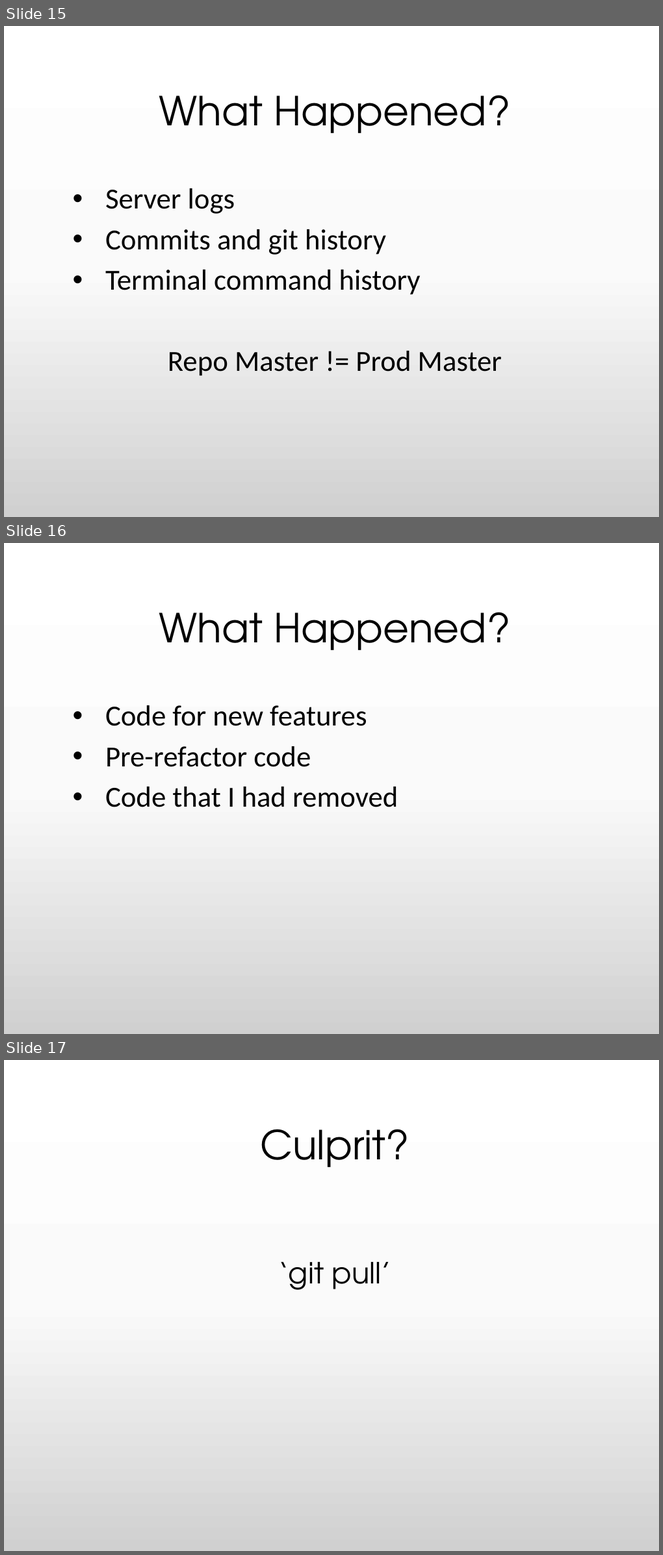
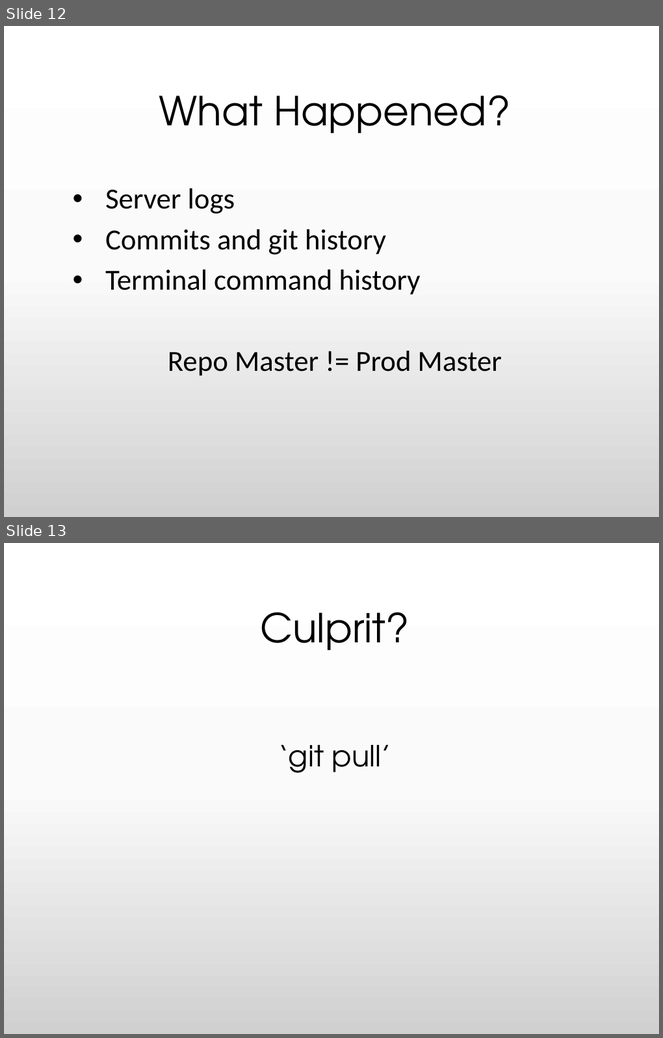
Before and after one commit to BLaurenB/rebase-merge-fetch-pull, a slide deck: Git--5minForRailsConf.pptx. Shown one above the other, each under a label of ours: slides 15, 16 and 17 before the commit, slides 12 and 13 after it. The pictures are 663x1555 and 663x1038 pixels, drawn with LibreOffice and Linux fonts; fonts in the diff are those of the drawing. Boxes give left, top, right and bottom in pixels: in the first picture for what was removed or moved away, otherwise in the second. Text is boxed around its words. In the diff, an @@ line names an element or a change of style, - is before the commit and + after.

```diff
--- a/Git--5minForRailsConf.pptx
+++ b/Git--5minForRailsConf.pptx
@@ slide 16 removed at (4, 543, 659, 1034), background gradient #FFFFFF to #FBFBFB to #D1D1D1 @@
@@ subtitle removed at (105, 612, 510, 808) @@
-What Happened?
-• Code for new features
-• Pre-refactor code
-• Code that I had removed
@@ what was slide 15 is now slide 12 @@
@@ what was slide 17 is now slide 13 @@
```
Also in this commit, not shown: 4 slides changed, 3 other slides removed, 1 other file.
